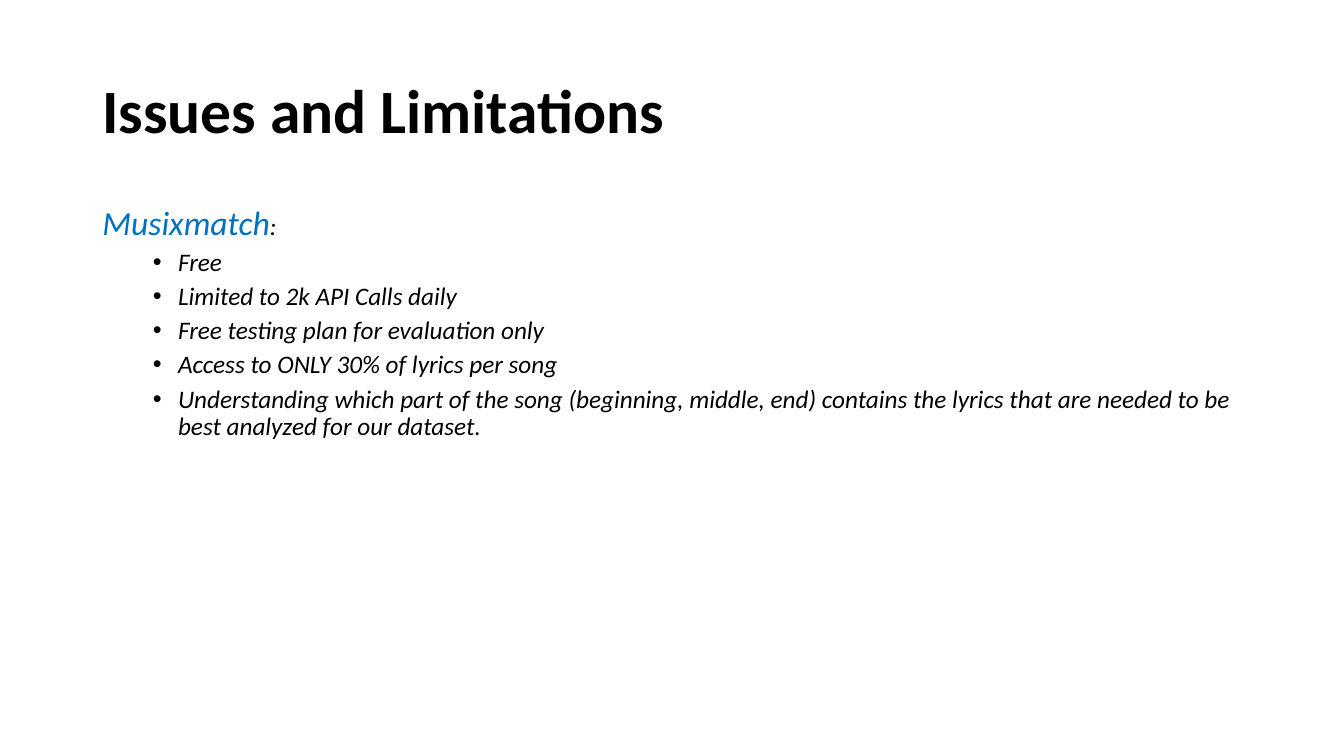
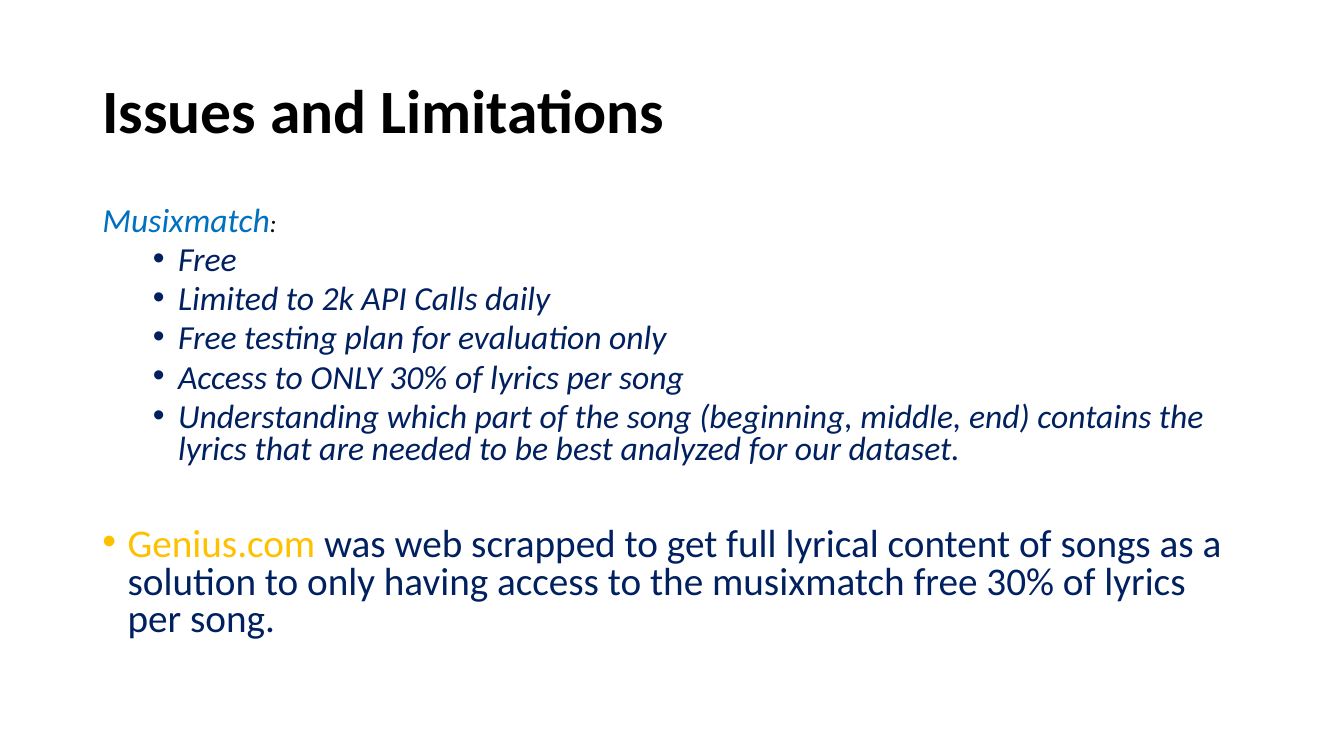
Before and after one commit to TrevorPawlewicz/DSCI-511-Course-Project, a slide deck: slide 10 of Presentation PowerPoint/Project-Presentation-Template.pptx. Drawn at 1344x756 pixels with LibreOffice and Linux fonts; fonts in the diff are those of the drawing. Boxes give left, top, right and bottom in pixels: in the first picture for what was removed or moved away, otherwise in the second. Text is boxed around its words. In the diff, an @@ line names an element or a change of style, - is before the commit and + after.

```diff
--- a/Presentation PowerPoint/Project-Presentation-Template.pptx
+++ b/Presentation PowerPoint/Project-Presentation-Template.pptx
@@ text at [102,208,1204,466]: size 18 to 24 pt, text colour #000000 to #002060 in "Free", "Limited to 2k API Calls daily", "Free testing plan for evaluation only", "Access to ONLY 30% of lyrics per ..." and 1 more places; line spacing 0.9 to 0.8 @@
@@ text at [128,529,1222,639]: paragraph added @@
+• Genius.com was web scrapped to get full lyrical content of songs as a solution to only having access to the musixmatch free 30% of lyrics per song.
```
Also in this commit, not shown: 4 other slides changed.
